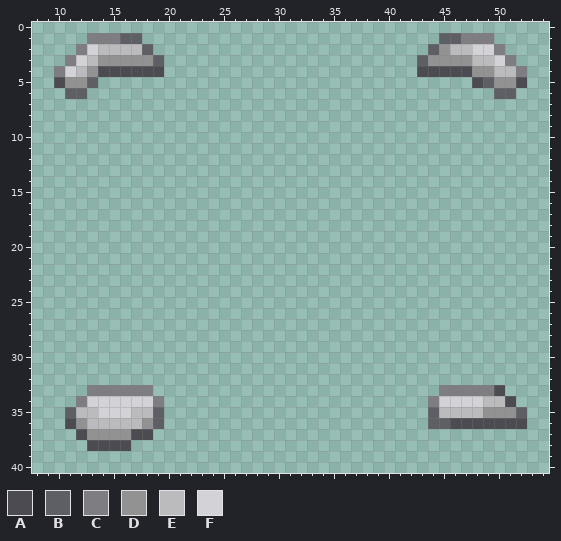
Two versions of one pixel-art sprite, Resources/Textures/Clothing/Head/Hats/beret_medic.rsi/equipped-HELMET.png. Above is the file before it was changed.
The file is 64x64 pixels. Shown: x 8..54, y 0..40.
Palette (. is transparent): A #4b4b51  B #5e5e65  C #7d7d82  D #929292  E #bbbbbe  F #d3d3d7
Pixels before, first column x 10:
 1 ...CCCBB...........................BBCCC...
 2 ..CFEEEEB.........................BDEEFFC..
 3 .CFEDDDDDB.......................BDDDDEEFC.
 4 CFEDAAAAAA.......................AAAAADDEEC
 5 ADDB..................................ABDDA
 6 .BB.....................................BB.
 7 ...........................................
 8 ...........................................
 9 ...........................................
10 ...........................................
11 ...........................................
12 ...........................................
13 ...........................................
14 ...........................................
15 ...........................................
16 ...........................................
17 ...........................................
18 ...........................................
19 ...........................................
20 ...........................................
21 ...........................................
22 ...........................................
23 ...........................................
24 ...........................................
25 ...........................................
26 ...........................................
27 ...........................................
28 ...........................................
29 ...........................................
30 ...........................................
31 ...........................................
32 ...........................................
33 ...CCCCCC..........................CCCCCA..
34 ..CFFFFFFC........................CFFFFEEA.
35 .BEEFFFEEB........................BEEEEDDDB
36 .ADEEEEEDB........................BBAAAAAAA
37 ..ADDDDAA..................................
38 ...AAAA....................................
New version:
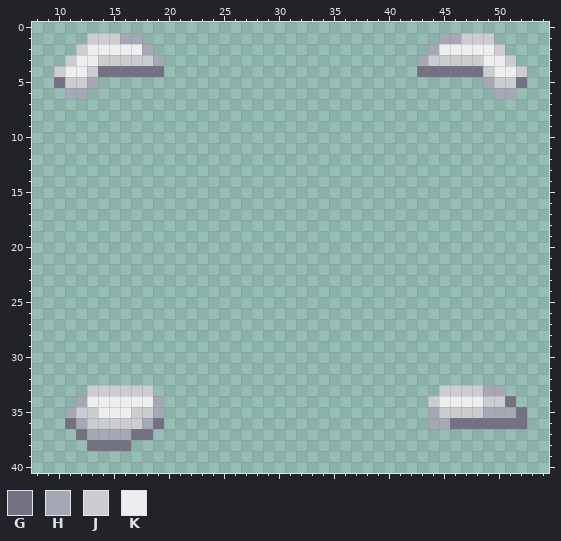
Colours new in this view: G #747182  H #a5a9b6  J #cbcdd1  K #eeeeee
Changes in this commit:
Changed rows in their new state; - is an unchanged pixel.
first column x 10:
 1 ---JJJHH---------------------------HHJJJ---
 2 --JKKKKKH-------------------------HKKKKKJ--
 3 -JKKJJJJJH-----------------------HJJJJJKKJ-
 4 JKKJGGGGGG-----------------------GGGGGGJKKJ
 5 GJJH----------------------------------.HJJG
 6 -HH-------------------------------------HH-
first column x 11:
33 --JJJJJJ--------------------------JJJJHH--
34 -HKKKKKKH------------------------JKKKKJJG-
35 HJJKKKJJH------------------------HJJJJHHHG
36 GHJJJJJHG------------------------HHGGGGGGG
37 -GHHHHGG----------------------------------
38 --GGGG------------------------------------
